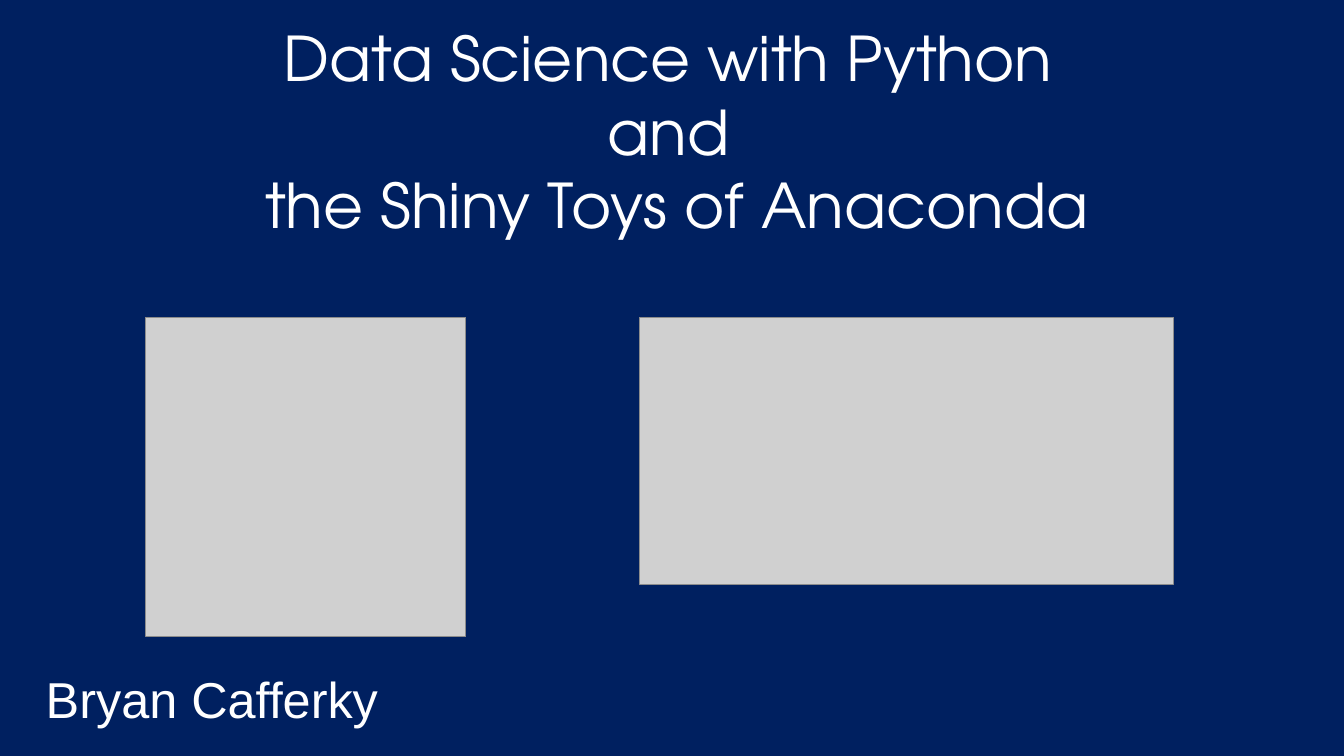
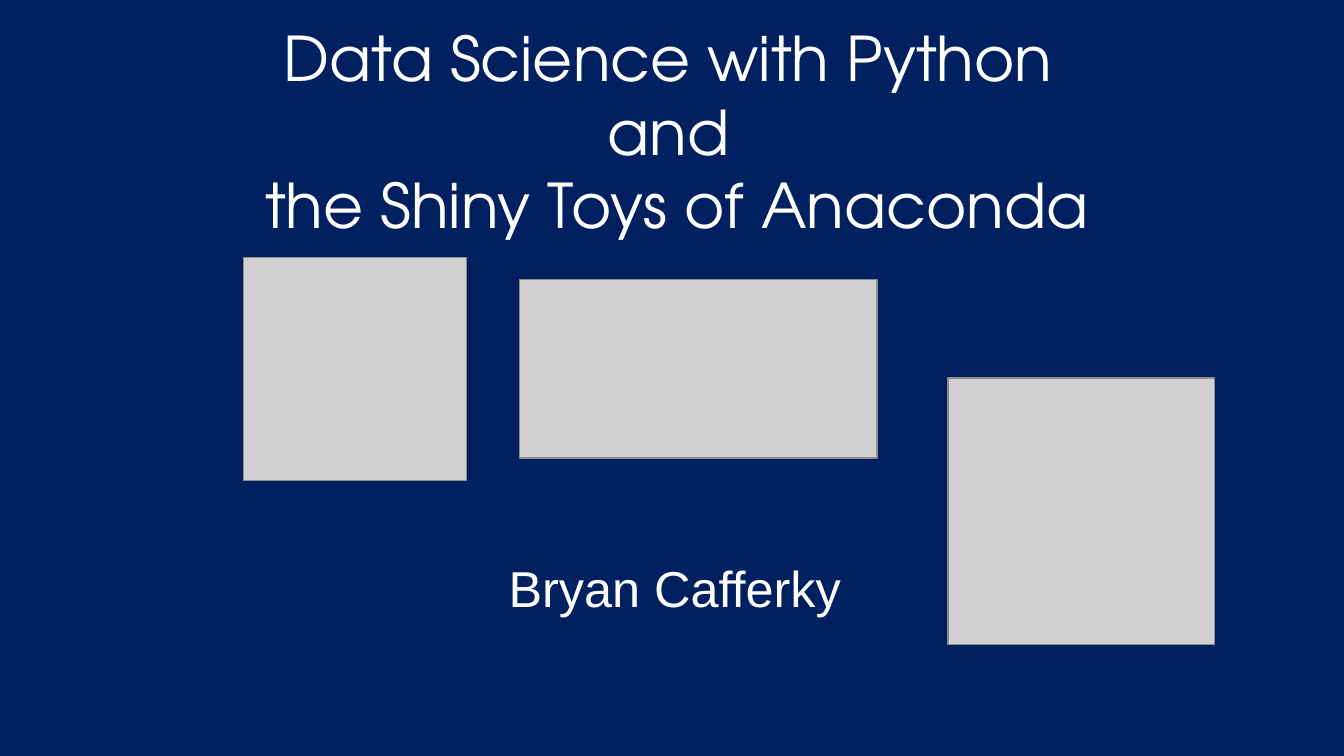
Before and after one commit to bcafferky/shared, a slide deck: slide 1 of PythonAnaconda/SetUp.pptx. Drawn at 1344x756 pixels with LibreOffice and Linux fonts; fonts in the diff are those of the drawing; grey boxes stand for pictures; background and template pictures are left out. Boxes give left, top, right and bottom in pixels: in the first picture for what was removed or moved away, otherwise in the second. Text is boxed around its words. In the diff, an @@ line names an element or a change of style, - is before the commit and + after.

```diff
--- a/PythonAnaconda/SetUp.pptx
+++ b/PythonAnaconda/SetUp.pptx
@@ picture: place and size @@
-picture at bbox=[146, 318, 466, 637]
+picture at bbox=[244, 257, 467, 480]
@@ picture: place and size @@
-picture at bbox=[639, 318, 1174, 585]
+picture at bbox=[520, 279, 877, 458]
@@ picture added at bbox=[948, 378, 1215, 645] @@
@@ text "Bryan Cafferky": place and size @@
-text "Bryan Cafferky" at bbox=[46, 681, 378, 728]
+text "Bryan Cafferky" at bbox=[509, 570, 841, 617]
```
Also in this commit, not shown: 2 other slides changed, 2 slides added, 1 other file.
